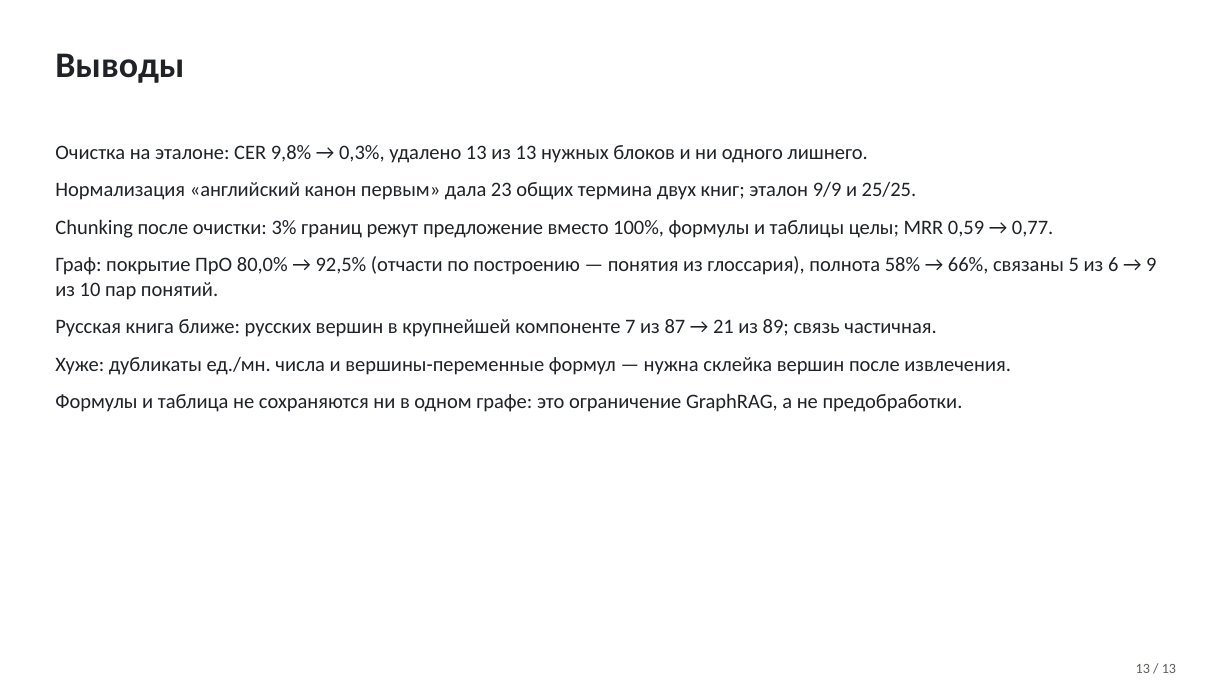
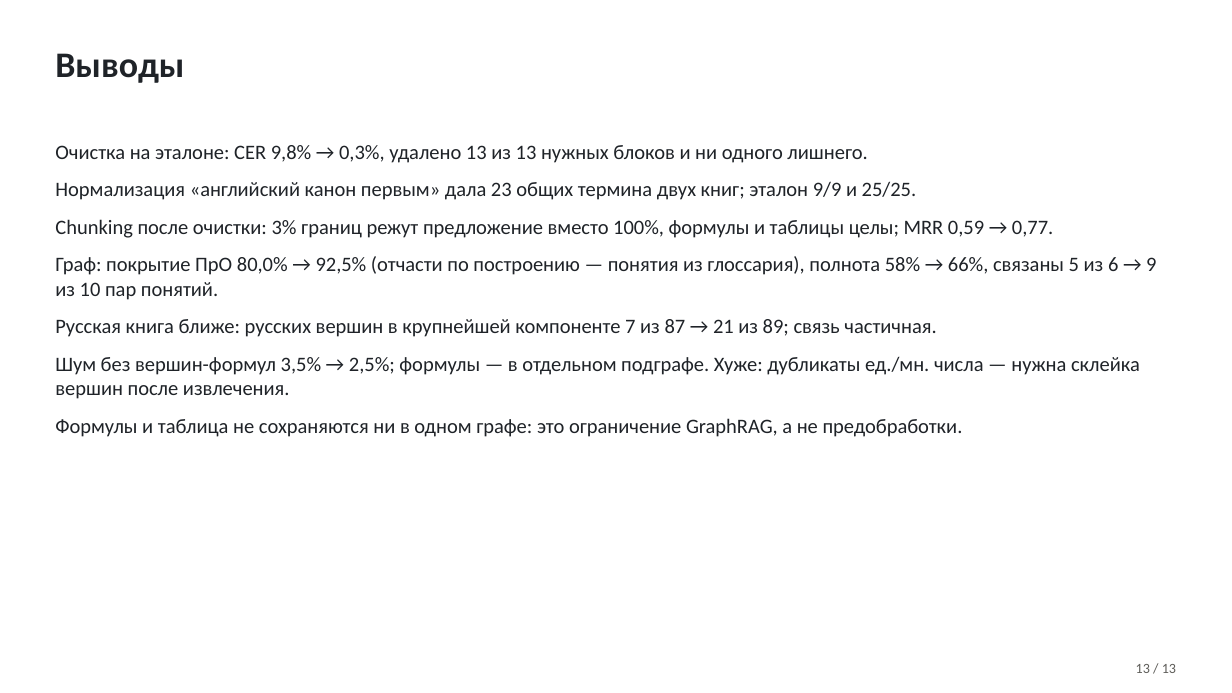
Before and after one commit to TeaDove/mam-26-1, a slide deck: slide 13 of 1-graph/lab-2/results/presentation.pptx. Drawn at 1232x693 pixels with LibreOffice and Linux fonts; fonts in the diff are those of the drawing; background and template pictures are left out. Boxes give left, top, right and bottom in pixels: in the first picture for what was removed or moved away, otherwise in the second. Text is boxed around its words. In the diff, an @@ line names an element or a change of style, - is before the commit and + after.

```diff
--- a/1-graph/lab-2/results/presentation.pptx
+++ b/1-graph/lab-2/results/presentation.pptx
@@ text at [55, 357, 1140, 399]: text changed @@
-Хуже: дубликаты ед./мн. числа и вершины-переменные формул — нужна склейка вершин после извлечения.
+Шум без вершин-формул 3,5% → 2,5%; формулы — в отдельном подграфе. Хуже: дубликаты ед./мн. числа — нужна склейка вершин после извлечения.
```
Also in this commit, not shown: 4 other slides changed, 19 other files.
